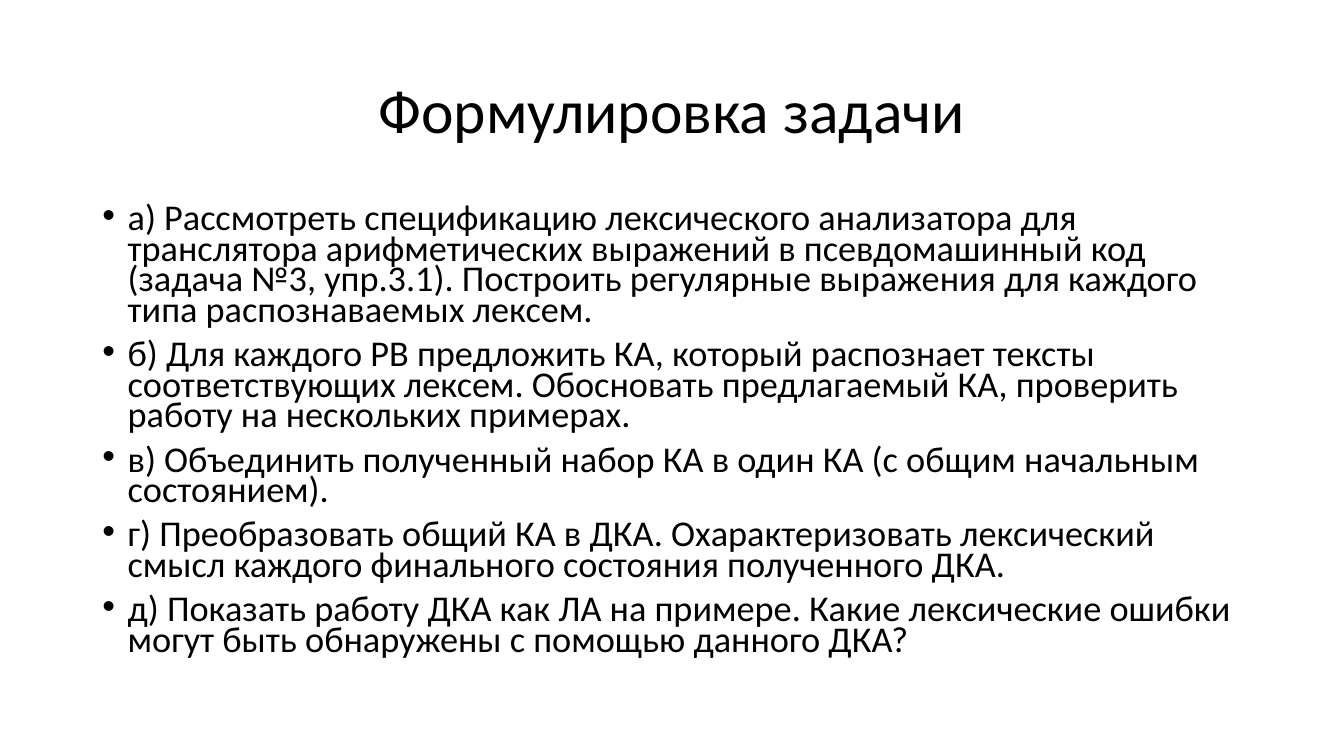
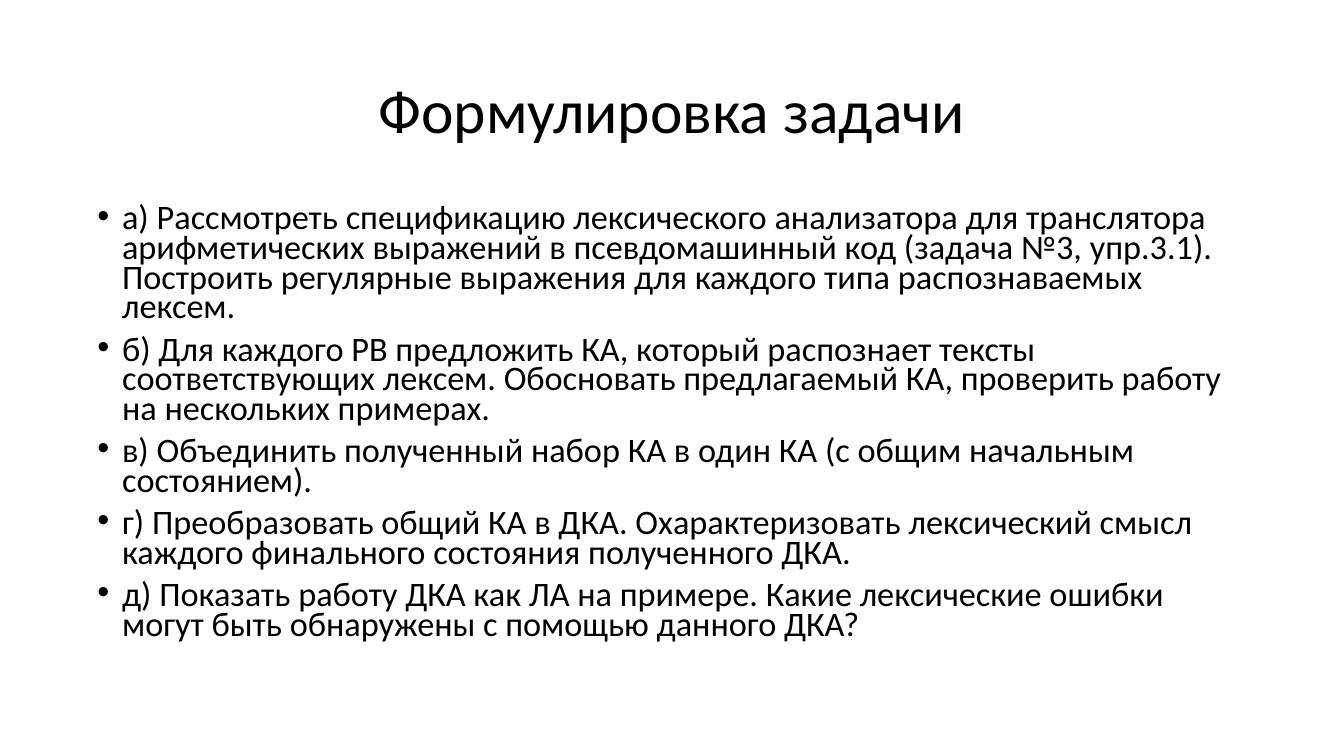
Before and after one commit to goddamnteam/korzun, a slide deck: slide 2 of task5.pptx. Drawn at 1344x756 pixels with LibreOffice and Linux fonts; fonts in the diff are those of the drawing. Boxes give left, top, right and bottom in pixels: in the first picture for what was removed or moved away, otherwise in the second. Text is boxed around its words. In the diff, an @@ line names an element or a change of style, - is before the commit and + after.

```diff
--- a/task5.pptx
+++ b/task5.pptx
@@ text "а) Рассмотреть спецификацию лексического анализатора ..." at <box>122,204,1221,642</box>: size 25.9 to 24.5 pt; indent changed; line spacing 0.7 to 0.72; less space between paragraphs @@
```
Also in this commit, not shown: 15 other slides changed.
